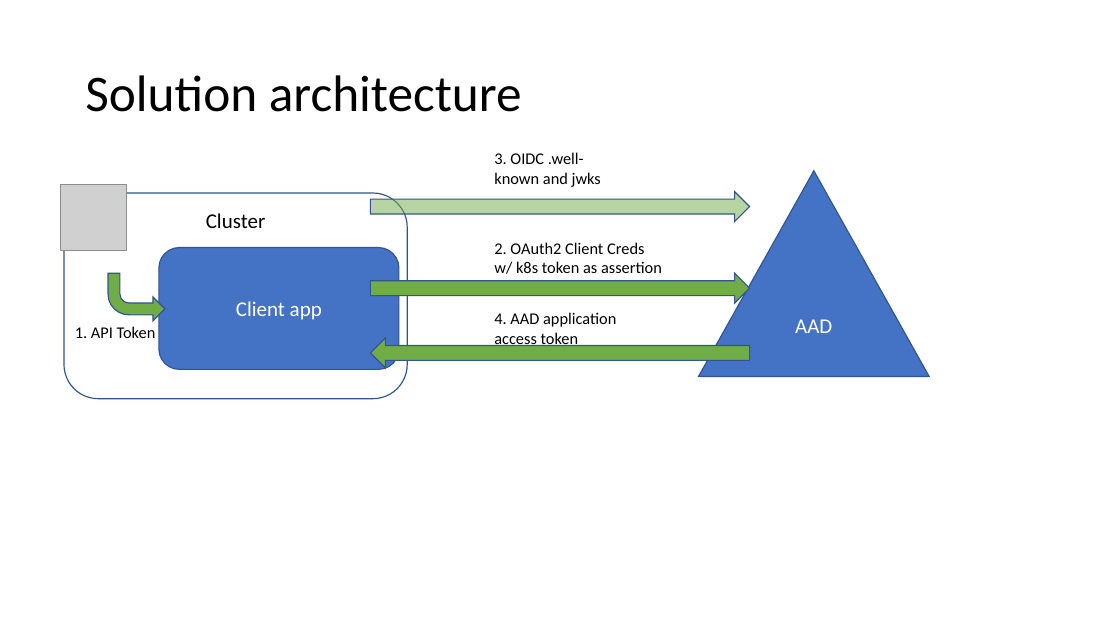
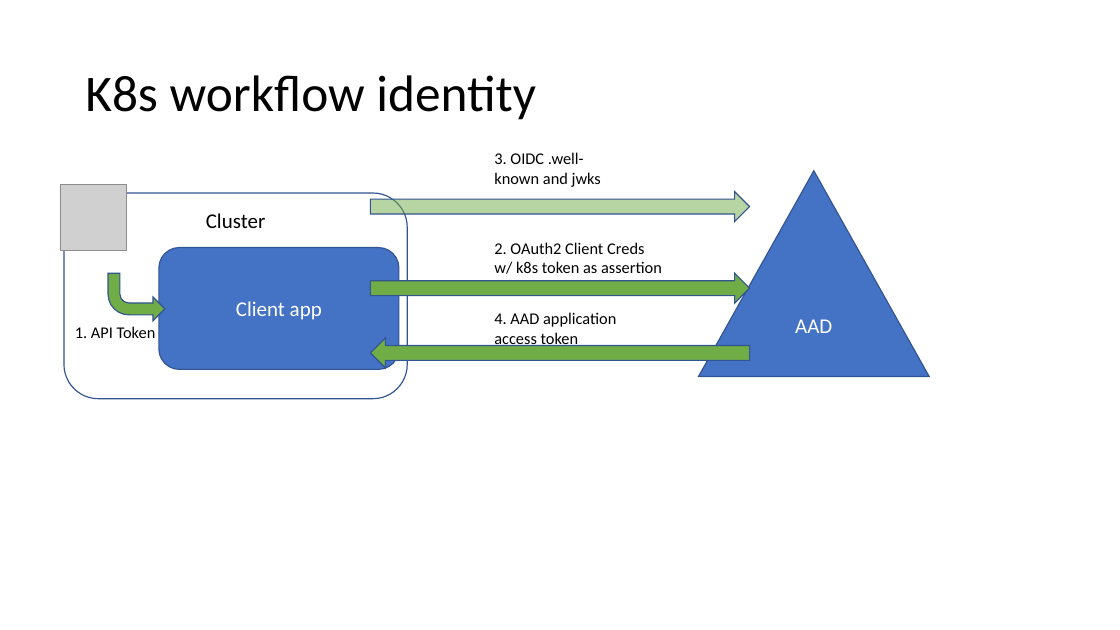
Before and after one commit to mrochon/aks, a slide deck: slide 6 of WorkloadIdentity/K8sAndWprkflowIdentity.pptx (slide 4 before the commit). Drawn at 1120x630 pixels with LibreOffice and Linux fonts; fonts in the diff are those of the drawing; grey boxes stand for pictures. Boxes give left, top, right and bottom in pixels: in the first picture for what was removed or moved away, otherwise in the second. Text is boxed around its words. In the diff, an @@ line names an element or a change of style, - is before the commit and + after.

```diff
--- a/WorkloadIdentity/K8sAndWprkflowIdentity.pptx
+++ b/WorkloadIdentity/K8sAndWprkflowIdentity.pptx
@@ title at [85,75,536,120]: text changed @@
-Solution architecture
+K8s workflow identity
```
Also in this commit, not shown: 2 other slides changed, 2 slides added, 1 other file.
